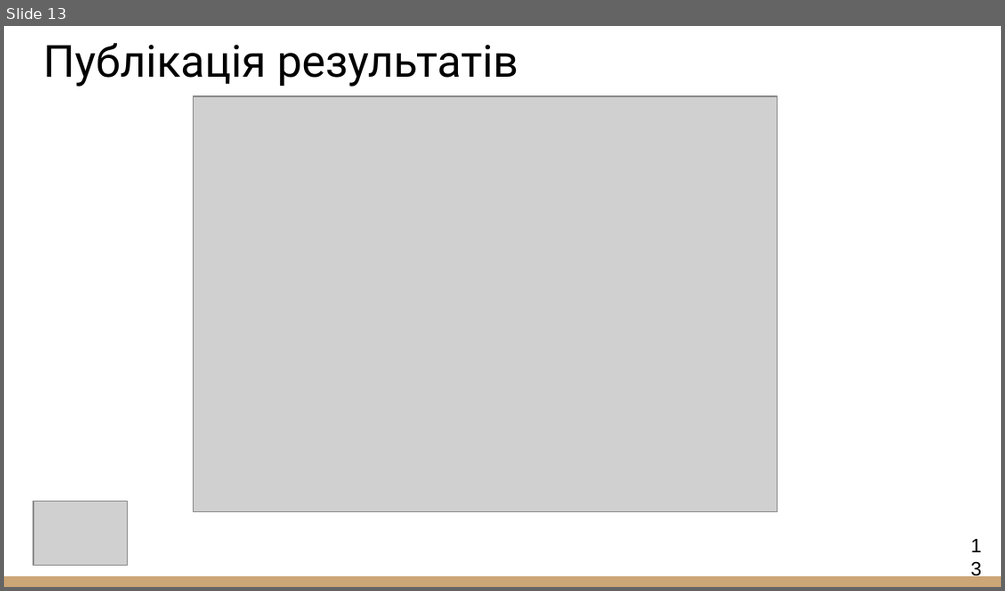
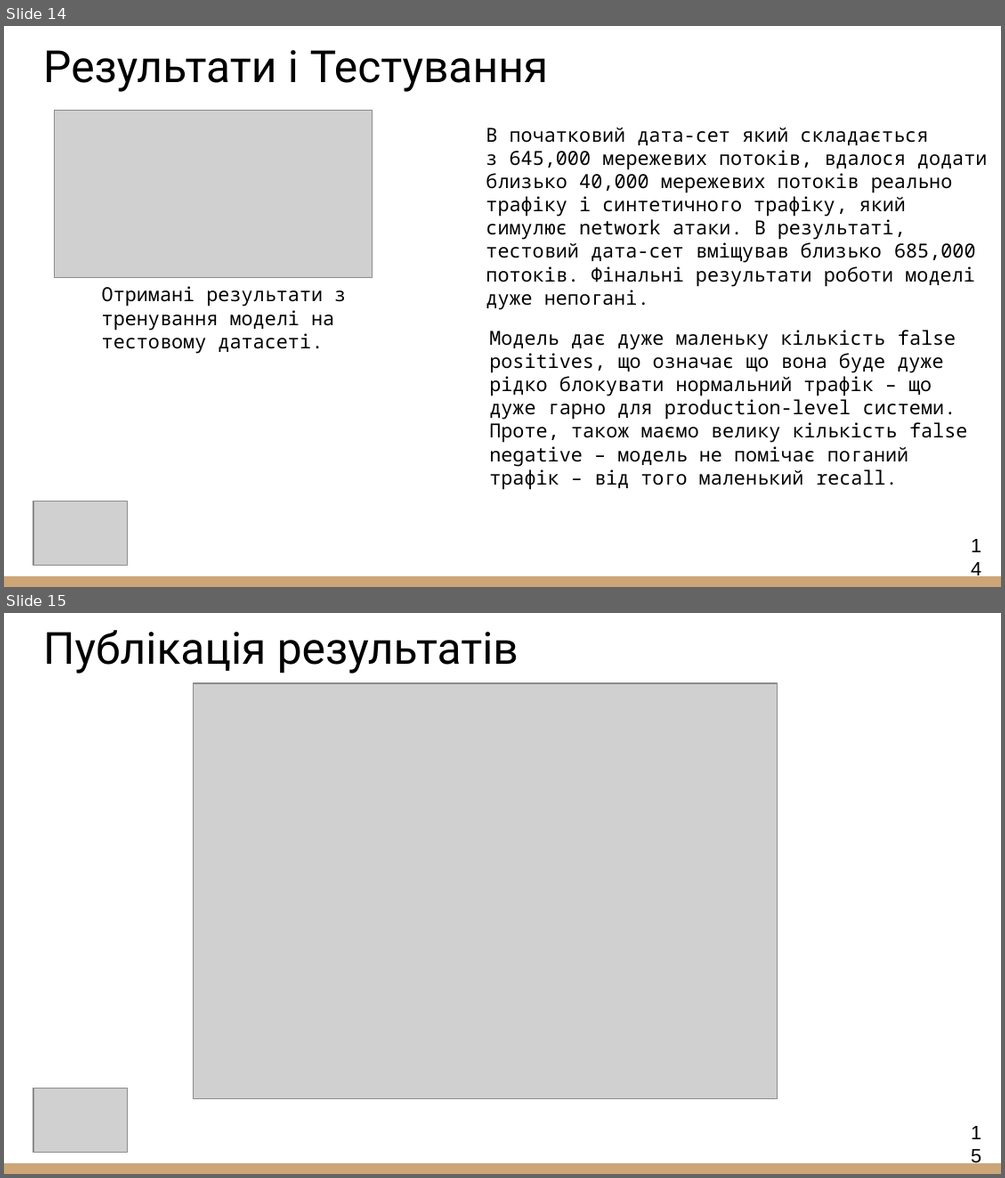
Before and after one commit to mshshshshshsh3/masters, a slide deck: 2025_М_ПІ_ІПЗ-23-4_Шульдінер_М_П.pptx. Shown one above the other, each under a label of ours: slide 13 before the commit, slides 14 and 15 after it. The pictures are 1005x591 and 1005x1178 pixels, drawn with LibreOffice and Linux fonts; fonts in the diff are those of the drawing; grey boxes stand for pictures. Boxes give left, top, right and bottom in pixels: in the first picture for what was removed or moved away, otherwise in the second. Text is boxed around its words. In the diff, an @@ line names an element or a change of style, - is before the commit and + after.

```diff
--- a/2025_М_ПІ_ІПЗ-23-4_Шульдінер_М_П.pptx
+++ b/2025_М_ПІ_ІПЗ-23-4_Шульдінер_М_П.pptx
@@ slide 14 added at [4, 26, 1001, 587], background #FFFFFF; not listed: 1 template element that a slide beside it also shows @@
@@ title added at [43, 50, 549, 92], 32 pt, text #000000 @@
+Результати і Тестування
@@ picture added at [54, 110, 372, 277] @@
@@ text added at [485, 127, 987, 305], 14 pt, text #000000 @@
+В початковий дата-сет який складається
+з 645,000 мережевих потоків, вдалося додати близько 40,000 мережевих потоків реально трафіку і синтетичного трафіку, який симулює network атаки. В результаті, тестовий дата-сет вміщував близько 685,000 потоків. Фінальні результати роботи моделі дуже непогані.
@@ text added at [102, 286, 346, 354], 14 pt, text #000000 @@
+Отримані результати з тренування моделі на тестовому датасеті.
@@ text added at [489, 329, 967, 490], 14 pt, text #000000 @@
+Модель дає дуже маленьку кількість false positives, що означає що вона буде дуже рідко блокувати нормальний трафік – що дуже гарно для production-level системи. Проте, також маємо велику кількість false negative – модель не помічає поганий трафік – від того маленький recall.
@@ picture added at [32, 501, 127, 565] @@
@@ page number added at [961, 528, 992, 563], 14 pt, text #000000 @@
+14
@@ what was slide 13 is now slide 15 @@
@@ page number at [961, 1115, 992, 1150]: text changed @@
-13
+15
```
Also in this commit, not shown: 2 slides changed, 1 other slide added.
